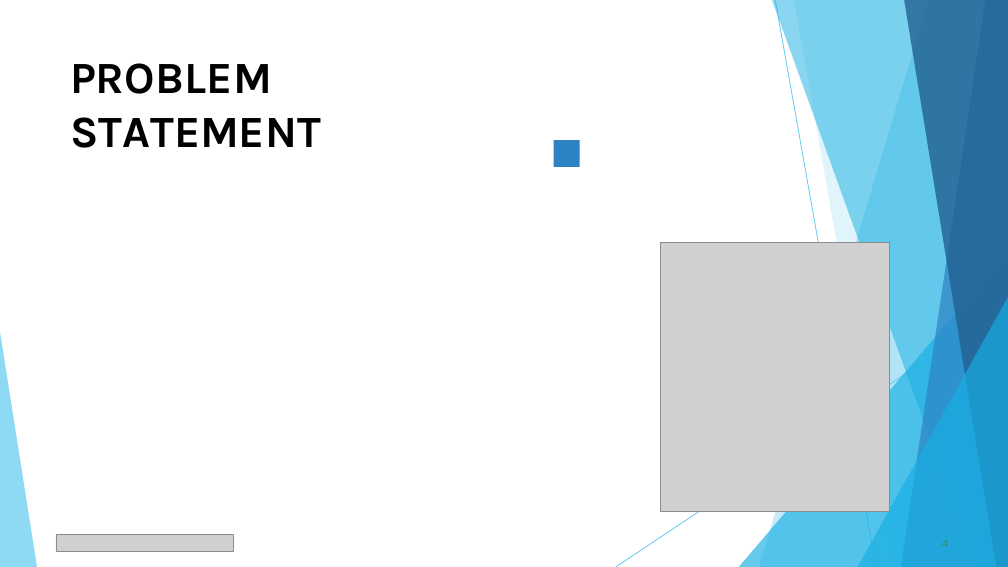
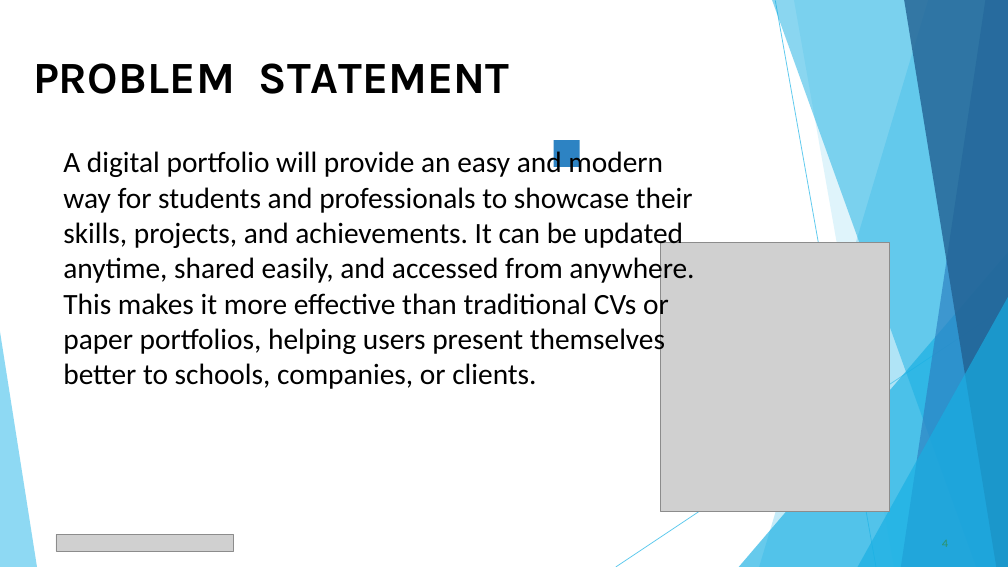
Before and after one commit to arivu8849-ops/Arivu--TNSDC-FWD-DP, a slide deck: slide 4 of PPT FWD TNSDC 2025.pptx. Drawn at 1008x567 pixels with LibreOffice and Linux fonts; fonts in the diff are those of the drawing; grey boxes stand for pictures. Boxes give left, top, right and bottom in pixels: in the first picture for what was removed or moved away, otherwise in the second. Text is boxed around its words. In the diff, an @@ line names an element or a change of style, - is before the commit and + after.

```diff
--- a/PPT FWD TNSDC 2025.pptx
+++ b/PPT FWD TNSDC 2025.pptx
@@ title "PROBLEM STATEMENT" rewrapped from (70, 63, 321, 148) to (33, 63, 510, 94) @@
@@ text added at (63, 148, 694, 389), 28 pt, text #000000 @@
+A digital portfolio will provide an easy and modern way for students and professionals to showcase their skills, projects, and achievements. It can be updated anytime, shared easily, and accessed from anywhere. This makes it more effective than traditional CVs or paper portfolios, helping users present themselves better to schools, companies, or clients.
```
Also in this commit, not shown: 9 other slides changed, 1 slide added, 1 slide removed.
